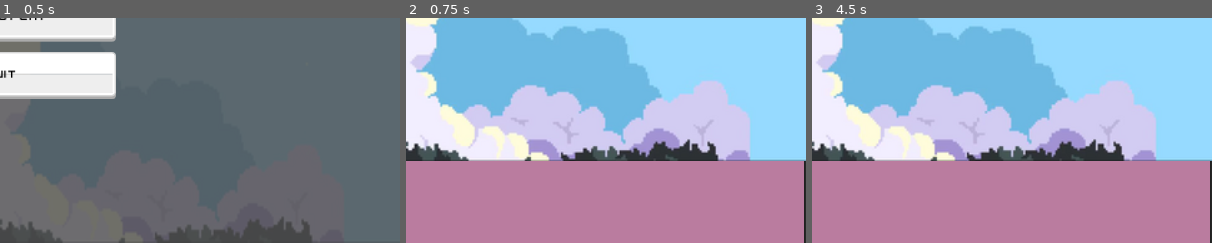
Above: before the commit, frames 1-3 (left to right).
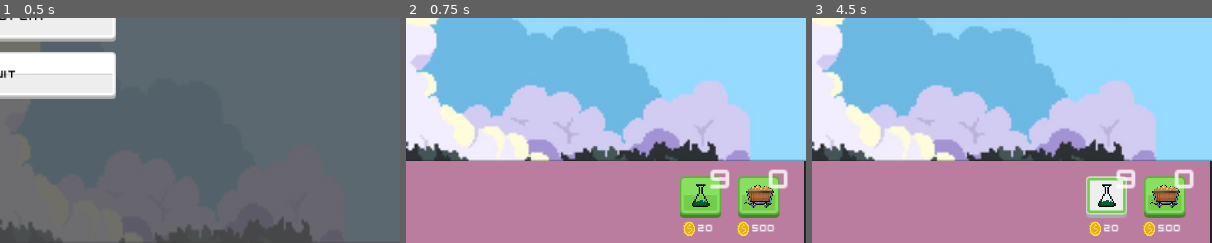
Above: after the commit, the same moments.

Repository: Li05j/MonsterSummoner
Game: Godot game, scene res://scenes/menus/main_menu/main_menu.tscn
Two runs of this game, one before a commit and one after it. Both use one fixed random seed, a clock stepped at 60 frames per second and the inputs below.
Inputs (mouse positions are % of the whole screen's width and height, from its top left):
- Up to frame 1 (0.5 s): no input
- Up to frame 2 (0.75 s): click "START GAME" at 0.5 s
- Up to frame 3 (4.5 s): click "1" at 1.25 s; click "2" at 2 s; click "3" at 2.75 s; click "4" at 3.5 s; click (87, 90) at 4.25 s, where only the run after the commit has a clickable "9"
The pictures show only the part of the screen within x 50-100%, y 50-100%; the shares and areas given below are measured in that part.

Frame 1 is identical in both runs. In frame 2, 4.8% of the frame differs, in the area x 68-96%, y 67-97%; in frame 3, 4.8%.

Commit message:
added 2 more buttons

Diff:
--- a/scenes/command_panel/monster/monster_panel.gd
+++ b/scenes/command_panel/monster/monster_panel.gd
@@ -1,13 +1,37 @@
 class_name MonsterPanel extends Panel
 
-@onready var unit1 = $Buttons/Unit1
-@onready var unit2 = $Buttons/Unit2
-@onready var unit3 = $Buttons/Unit3
-@onready var unit4 = $Buttons/Unit4
+@onready var unit_buttons = $UnitButtons
+@onready var building_buttons = $BuildingButtons
+
+@onready var unit1 = unit_buttons.get_node("Unit1")
+@onready var unit2 = unit_buttons.get_node("Unit2")
+@onready var unit3 = unit_buttons.get_node("Unit3")
+@onready var unit4 = unit_buttons.get_node("Unit4")
+
+@onready var build1 = building_buttons.get_node("Build1")
+@onready var build2 = building_buttons.get_node("Build2")
+@onready var build3 = building_buttons.get_node("Build3")
+@onready var build4 = building_buttons.get_node("Build4")
 
 # Called when the node enters the scene tree for the first time.
 func _ready() -> void:
+	init_unit_price()
+	init_building_price()
+
+func init_unit_price() -> void:
 	unit1.get_node("Cost").text = "500"
 	unit2.get_node("Cost").text = "20"
 	unit3.get_node("Cost").text = "400"
 	unit4.get_node("Cost").text = "9999"
+
+func init_building_price() -> void:
+	build1.get_node("Cost").text = "500"
+	build2.get_node("Cost").text = "20"
+	build3.get_node("Cost").text = "400"
+	build4.get_node("Cost").text = "9999"
+
+func update_units_price(change: int) -> void:
+	pass
+
+func update_buildings_price(change: int) -> void:
+	pass
--- a/scenes/command_panel/monster/monster_panel.tscn
+++ b/scenes/command_panel/monster/monster_panel.tscn
@@ -8,6 +8,8 @@
 [ext_resource type="Texture2D" uid="uid://dv3gow0me4kq6" path="res://addons/Icons/free-coin-icon-794-thumb.png" id="4_gcp50"]
 [ext_resource type="Texture2D" uid="uid://cej1nshcbpd3d" path="res://addons/Sprites/Fireworm/fireworm.png" id="4_wck0a"]
 [ext_resource type="Texture2D" uid="uid://c1wcihr2i4tdn" path="res://addons/Sprites/Troll/Troll portarit.png" id="5_2783n"]
+[ext_resource type="Texture2D" uid="uid://37sccet8d6dx" path="res://addons/Icons/pixel-art-mining-cart.png" id="9_bk6gg"]
+[ext_resource type="Texture2D" uid="uid://d2vh00freqpe2" path="res://addons/Icons/pixel-art-lab-icon.png" id="9_hme53"]
 
 [sub_resource type="StyleBoxFlat" id="StyleBoxFlat_bvh3a"]
 bg_color = Color(0.729237, 0.484943, 0.624305, 1)
@@ -28,7 +30,7 @@
 theme_override_styles/panel = SubResource("StyleBoxFlat_bvh3a")
 script = ExtResource("1_5qkhy")
 
-[node name="Buttons" type="HBoxContainer" parent="Panel"]
+[node name="UnitButtons" type="HBoxContainer" parent="Panel"]
 layout_mode = 1
 anchors_preset = -1
 anchor_top = 0.4
@@ -41,12 +43,12 @@
 scale = Vector2(1.2, 1.2)
 theme_override_constants/separation = 20
 
-[node name="Unit1" type="Button" parent="Panel/Buttons"]
-custom_minimum_size = Vector2(50, 50)
-layout_mode = 2
-theme = ExtResource("1_gnueo")
-
-[node name="TextureRect" type="TextureRect" parent="Panel/Buttons/Unit1"]
+[node name="Unit1" type="Button" parent="Panel/UnitButtons"]
+custom_minimum_size = Vector2(50, 50)
+layout_mode = 2
+theme = ExtResource("1_gnueo")
+
+[node name="TextureRect" type="TextureRect" parent="Panel/UnitButtons/Unit1"]
 layout_mode = 0
 offset_left = 3.0
 offset_right = 188.0
@@ -54,54 +56,54 @@
 scale = Vector2(0.25, 0.25)
 texture = ExtResource("2_2clx1")
 
-[node name="Label" type="Label" parent="Panel/Buttons/Unit1"]
-modulate = Color(1, 1, 1, 0.784314)
-layout_mode = 0
-offset_left = 37.0
-offset_top = -17.0
-offset_right = 53.0
-offset_bottom = 24.0
-theme = ExtResource("3_68wak")
-theme_type_variation = &"GraphFrameTitleLabel"
-theme_override_font_sizes/font_size = 36
-text = "1"
-
-[node name="Cost" type="Label" parent="Panel/Buttons/Unit1"]
-layout_mode = 1
-anchors_preset = -1
-anchor_left = 0.5
-anchor_top = 1.4
-anchor_right = 0.5
-anchor_bottom = 1.4
-offset_left = 7.0
-offset_top = -13.0
-offset_right = 5.0
-grow_horizontal = 2
-grow_vertical = 0
-theme_override_font_sizes/font_size = 11
-text = "1"
-horizontal_alignment = 1
-vertical_alignment = 1
-
-[node name="TextureRect" type="TextureRect" parent="Panel/Buttons/Unit1/Cost"]
-layout_mode = 1
-anchors_preset = -1
-anchor_top = 0.5
-anchor_bottom = 0.5
-offset_left = -21.0
-offset_top = -10.0
-offset_right = -40.0
-offset_bottom = 10.0
-grow_vertical = 2
-texture = ExtResource("4_gcp50")
-expand_mode = 2
-
-[node name="Unit2" type="Button" parent="Panel/Buttons"]
-custom_minimum_size = Vector2(50, 50)
-layout_mode = 2
-theme = ExtResource("1_gnueo")
-
-[node name="TextureRect" type="TextureRect" parent="Panel/Buttons/Unit2"]
+[node name="Label" type="Label" parent="Panel/UnitButtons/Unit1"]
+modulate = Color(1, 1, 1, 0.784314)
+layout_mode = 0
+offset_left = 37.0
+offset_top = -17.0
+offset_right = 53.0
+offset_bottom = 24.0
+theme = ExtResource("3_68wak")
+theme_type_variation = &"GraphFrameTitleLabel"
+theme_override_font_sizes/font_size = 36
+text = "1"
+
+[node name="Cost" type="Label" parent="Panel/UnitButtons/Unit1"]
+layout_mode = 1
+anchors_preset = -1
+anchor_left = 0.5
+anchor_top = 1.4
+anchor_right = 0.5
+anchor_bottom = 1.4
+offset_left = 7.0
+offset_top = -13.0
+offset_right = 5.0
+grow_horizontal = 2
+grow_vertical = 0
+theme_override_font_sizes/font_size = 11
+text = "1"
+horizontal_alignment = 1
+vertical_alignment = 1
+
+[node name="TextureRect" type="TextureRect" parent="Panel/UnitButtons/Unit1/Cost"]
+layout_mode = 1
+anchors_preset = -1
+anchor_top = 0.5
+anchor_bottom = 0.5
+offset_left = -21.0
+offset_top = -10.0
+offset_right = -40.0
+offset_bottom = 10.0
+grow_vertical = 2
+texture = ExtResource("4_gcp50")
+expand_mode = 2
+
+[node name="Unit2" type="Button" parent="Panel/UnitButtons"]
+custom_minimum_size = Vector2(50, 50)
+layout_mode = 2
+theme = ExtResource("1_gnueo")
+
+[node name="TextureRect" type="TextureRect" parent="Panel/UnitButtons/Unit2"]
 layout_mode = 0
 offset_left = 4.696
 offset_top = -11.204
@@ -110,7 +112,7 @@
 scale = Vector2(1.5, 1.5)
 texture = ExtResource("3_xp7dm")
 
-[node name="Label" type="Label" parent="Panel/Buttons/Unit2"]
+[node name="Label" type="Label" parent="Panel/UnitButtons/Unit2"]
 modulate = Color(1, 1, 1, 0.784314)
 layout_mode = 0
 offset_left = 37.0
@@ -122,42 +124,42 @@
 theme_override_font_sizes/font_size = 36
 text = "2"
 
-[node name="Cost" type="Label" parent="Panel/Buttons/Unit2"]
-layout_mode = 1
-anchors_preset = -1
-anchor_left = 0.5
-anchor_top = 1.4
-anchor_right = 0.5
-anchor_bottom = 1.4
-offset_left = 7.0
-offset_top = -13.0
-offset_right = 5.0
-grow_horizontal = 2
-grow_vertical = 0
-theme_override_font_sizes/font_size = 11
-text = "1"
-horizontal_alignment = 1
-vertical_alignment = 1
-
-[node name="TextureRect" type="TextureRect" parent="Panel/Buttons/Unit2/Cost"]
-layout_mode = 1
-anchors_preset = -1
-anchor_top = 0.5
-anchor_bottom = 0.5
-offset_left = -21.0
-offset_top = -10.0
-offset_right = -40.0
-offset_bottom = 10.0
-grow_vertical = 2
-texture = ExtResource("4_gcp50")
-expand_mode = 2
-
-[node name="Unit3" type="Button" parent="Panel/Buttons"]
-custom_minimum_size = Vector2(50, 50)
-layout_mode = 2
-theme = ExtResource("1_gnueo")
-
-[node name="TextureRect" type="TextureRect" parent="Panel/Buttons/Unit3"]
+[node name="Cost" type="Label" parent="Panel/UnitButtons/Unit2"]
+layout_mode = 1
+anchors_preset = -1
+anchor_left = 0.5
+anchor_top = 1.4
+anchor_right = 0.5
+anchor_bottom = 1.4
+offset_left = 7.0
+offset_top = -13.0
+offset_right = 5.0
+grow_horizontal = 2
+grow_vertical = 0
+theme_override_font_sizes/font_size = 11
+text = "1"
+horizontal_alignment = 1
+vertical_alignment = 1
+
+[node name="TextureRect" type="TextureRect" parent="Panel/UnitButtons/Unit2/Cost"]
+layout_mode = 1
+anchors_preset = -1
+anchor_top = 0.5
+anchor_bottom = 0.5
+offset_left = -21.0
+offset_top = -10.0
+offset_right = -40.0
+offset_bottom = 10.0
+grow_vertical = 2
+texture = ExtResource("4_gcp50")
+expand_mode = 2
+
+[node name="Unit3" type="Button" parent="Panel/UnitButtons"]
+custom_minimum_size = Vector2(50, 50)
+layout_mode = 2
+theme = ExtResource("1_gnueo")
+
+[node name="TextureRect" type="TextureRect" parent="Panel/UnitButtons/Unit3"]
 layout_mode = 0
 offset_left = -2.0
 offset_right = 564.0
@@ -165,7 +167,7 @@
 scale = Vector2(0.1, 0.1)
 texture = ExtResource("4_wck0a")
 
-[node name="Label" type="Label" parent="Panel/Buttons/Unit3"]
+[node name="Label" type="Label" parent="Panel/UnitButtons/Unit3"]
 modulate = Color(1, 1, 1, 0.784314)
 layout_mode = 0
 offset_left = 37.0
@@ -177,42 +179,42 @@
 theme_override_font_sizes/font_size = 36
 text = "3"
 
-[node name="Cost" type="Label" parent="Panel/Buttons/Unit3"]
-layout_mode = 1
-anchors_preset = -1
-anchor_left = 0.5
-anchor_top = 1.4
-anchor_right = 0.5
-anchor_bottom = 1.4
-offset_left = 7.0
-offset_top = -13.0
-offset_right = 5.0
-grow_horizontal = 2
-grow_vertical = 0
-theme_override_font_sizes/font_size = 11
-text = "1"
-horizontal_alignment = 1
-vertical_alignment = 1
-
-[node name="TextureRect" type="TextureRect" parent="Panel/Buttons/Unit3/Cost"]
-layout_mode = 1
-anchors_preset = -1
-anchor_top = 0.5
-anchor_bottom = 0.5
-offset_left = -21.0
-offset_top = -10.0
-offset_right = -40.0
-offset_bottom = 10.0
-grow_vertical = 2
-texture = ExtResource("4_gcp50")
-expand_mode = 2
-
-[node name="Unit4" type="Button" parent="Panel/Buttons"]
-custom_minimum_size = Vector2(50, 50)
-layout_mode = 2
-theme = ExtResource("1_gnueo")
-
-[node name="TextureRect" type="TextureRect" parent="Panel/Buttons/Unit4"]
+[node name="Cost" type="Label" parent="Panel/UnitButtons/Unit3"]
+layout_mode = 1
+anchors_preset = -1
+anchor_left = 0.5
+anchor_top = 1.4
+anchor_right = 0.5
+anchor_bottom = 1.4
+offset_left = 7.0
+offset_top = -13.0
+offset_right = 5.0
+grow_horizontal = 2
+grow_vertical = 0
+theme_override_font_sizes/font_size = 11
+text = "1"
+horizontal_alignment = 1
+vertical_alignment = 1
+
+[node name="TextureRect" type="TextureRect" parent="Panel/UnitButtons/Unit3/Cost"]
+layout_mode = 1
+anchors_preset = -1
+anchor_top = 0.5
+anchor_bottom = 0.5
+offset_left = -21.0
+offset_top = -10.0
+offset_right = -40.0
+offset_bottom = 10.0
+grow_vertical = 2
+texture = ExtResource("4_gcp50")
+expand_mode = 2
+
+[node name="Unit4" type="Button" parent="Panel/UnitButtons"]
+custom_minimum_size = Vector2(50, 50)
+layout_mode = 2
+theme = ExtResource("1_gnueo")
+
+[node name="TextureRect" type="TextureRect" parent="Panel/UnitButtons/Unit4"]
 layout_mode = 0
 offset_left = 4.696
 offset_top = 4.79596
@@ -221,7 +223,7 @@
 scale = Vector2(0.75, 0.75)
 texture = ExtResource("5_2783n")
 
-[node name="Label" type="Label" parent="Panel/Buttons/Unit4"]
+[node name="Label" type="Label" parent="Panel/UnitButtons/Unit4"]
 modulate = Color(1, 1, 1, 0.784314)
 layout_mode = 0
 offset_left = 37.0
@@ -233,32 +235,276 @@
 theme_override_font_sizes/font_size = 36
 text = "4"
 
-[node name="Cost" type="Label" parent="Panel/Buttons/Unit4"]
-layout_mode = 1
-anchors_preset = -1
-anchor_left = 0.5
-anchor_top = 1.4
-anchor_right = 0.5
-anchor_bottom = 1.4
-offset_left = 7.0
-offset_top = -13.0
-offset_right = 5.0
-grow_horizontal = 2
-grow_vertical = 0
-theme_override_font_sizes/font_size = 11
-text = "1"
-horizontal_alignment = 1
-vertical_alignment = 1
-
-[node name="TextureRect" type="TextureRect" parent="Panel/Buttons/Unit4/Cost"]
-layout_mode = 1
-anchors_preset = -1
-anchor_top = 0.5
-anchor_bottom = 0.5
-offset_left = -21.0
-offset_top = -10.0
-offset_right = -40.0
-offset_bottom = 10.0
-grow_vertical = 2
-texture = ExtResource("4_gcp50")
-expand_mode = 2
+[node name="Cost" type="Label" parent="Panel/UnitButtons/Unit4"]
+layout_mode = 1
+anchors_preset = -1
+anchor_left = 0.5
+anchor_top = 1.4
+anchor_right = 0.5
+anchor_bottom = 1.4
+offset_left = 7.0
+offset_top = -13.0
+offset_right = 5.0
+grow_horizontal = 2
+grow_vertical = 0
+theme_override_font_sizes/font_size = 11
+text = "1"
+horizontal_alignment = 1
+vertical_alignment = 1
+
+[node name="TextureRect" type="TextureRect" parent="Panel/UnitButtons/Unit4/Cost"]
+layout_mode = 1
+anchors_preset = -1
+anchor_top = 0.5
+anchor_bottom = 0.5
+offset_left = -21.0
+offset_top = -10.0
+offset_right = -40.0
+offset_bottom = 10.0
+grow_vertical = 2
+texture = ExtResource("4_gcp50")
+expand_mode = 2
+
+[node name="BuildingButtons" type="HBoxContainer" parent="Panel"]
+layout_mode = 1
+anchors_preset = -1
+anchor_left = 1.045
+anchor_top = 0.4
+anchor_right = 1.045
+anchor_bottom = 0.4
+offset_left = -399.025
+offset_top = -25.0
+offset_right = -139.025
+offset_bottom = 25.0
+grow_horizontal = 0
+grow_vertical = 2
+scale = Vector2(1.2, 1.2)
+theme_override_constants/separation = 20
+alignment = 2
+
+[node name="Build4" type="Button" parent="Panel/BuildingButtons"]
+visible = false
+custom_minimum_size = Vector2(50, 50)
+layout_mode = 2
+theme = ExtResource("1_gnueo")
+
+[node name="TextureRect" type="TextureRect" parent="Panel/BuildingButtons/Build4"]
+layout_mode = 0
+offset_left = 3.0
+offset_right = 188.0
+offset_bottom = 185.0
+scale = Vector2(0.25, 0.25)
+texture = ExtResource("2_2clx1")
+
+[node name="Label" type="Label" parent="Panel/BuildingButtons/Build4"]
+modulate = Color(1, 1, 1, 0.784314)
+layout_mode = 0
+offset_left = 37.0
+offset_top = -17.0
+offset_right = 53.0
+offset_bottom = 24.0
+theme = ExtResource("3_68wak")
+theme_type_variation = &"GraphFrameTitleLabel"
+theme_override_font_sizes/font_size = 36
+text = "1"
+
+[node name="Cost" type="Label" parent="Panel/BuildingButtons/Build4"]
+layout_mode = 1
+anchors_preset = -1
+anchor_left = 0.5
+anchor_top = 1.4
+anchor_right = 0.5
+anchor_bottom = 1.4
+offset_left = 7.0
+offset_top = -13.0
+offset_right = 5.0
+grow_horizontal = 2
+grow_vertical = 0
+theme_override_font_sizes/font_size = 11
+text = "1"
+horizontal_alignment = 1
+vertical_alignment = 1
+
+[node name="TextureRect" type="TextureRect" parent="Panel/BuildingButtons/Build4/Cost"]
+layout_mode = 1
+anchors_preset = -1
+anchor_top = 0.5
+anchor_bottom = 0.5
+offset_left = -21.0
+offset_top = -10.0
+offset_right = -40.0
+offset_bottom = 10.0
+grow_vertical = 2
+texture = ExtResource("4_gcp50")
+expand_mode = 2
+
+[node name="Build3" type="Button" parent="Panel/BuildingButtons"]
+visible = false
+custom_minimum_size = Vector2(50, 50)
+layout_mode = 2
+theme = ExtResource("1_gnueo")
+
+[node name="TextureRect" type="TextureRect" parent="Panel/BuildingButtons/Build3"]
+layout_mode = 0
+offset_left = 4.696
+offset_top = -11.204
+offset_right = 32.696
+offset_bottom = 20.796
+scale = Vector2(1.5, 1.5)
+texture = ExtResource("3_xp7dm")
+
+[node name="Label" type="Label" parent="Panel/BuildingButtons/Build3"]
+modulate = Color(1, 1, 1, 0.784314)
+layout_mode = 0
+offset_left = 37.0
+offset_top = -17.0
+offset_right = 53.0
+offset_bottom = 24.0
+theme = ExtResource("3_68wak")
+theme_type_variation = &"GraphFrameTitleLabel"
+theme_override_font_sizes/font_size = 36
+text = "2"
+
+[node name="Cost" type="Label" parent="Panel/BuildingButtons/Build3"]
+layout_mode = 1
+anchors_preset = -1
+anchor_left = 0.5
+anchor_top = 1.4
+anchor_right = 0.5
+anchor_bottom = 1.4
+offset_left = 7.0
+offset_top = -13.0
+offset_right = 5.0
+grow_horizontal = 2
+grow_vertical = 0
+theme_override_font_sizes/font_size = 11
+text = "1"
+horizontal_alignment = 1
+vertical_alignment = 1
+
+[node name="TextureRect" type="TextureRect" parent="Panel/BuildingButtons/Build3/Cost"]
+layout_mode = 1
+anchors_preset = -1
+anchor_top = 0.5
+anchor_bottom = 0.5
+offset_left = -21.0
+offset_top = -10.0
+offset_right = -40.0
+offset_bottom = 10.0
+grow_vertical = 2
+texture = ExtResource("4_gcp50")
+expand_mode = 2
+
+[node name="Build2" type="Button" parent="Panel/BuildingButtons"]
+custom_minimum_size = Vector2(50, 50)
+layout_mode = 2
+theme = ExtResource("1_gnueo")
+
+[node name="TextureRect" type="TextureRect" parent="Panel/BuildingButtons/Build2"]
+modulate = Color(0, 0.462745, 0.811765, 1)
+layout_mode = 0
+offset_left = -16.9209
+offset_top = -13.2534
+offset_right = 829.079
+offset_bottom = 711.747
+scale = Vector2(0.1, 0.1)
+texture = ExtResource("9_hme53")
+
+[node name="Label" type="Label" parent="Panel/BuildingButtons/Build2"]
+modulate = Color(1, 1, 1, 0.784314)
+layout_mode = 0
+offset_left = 37.0
+offset_top = -17.0
+offset_right = 53.0
+offset_bottom = 24.0
+theme = ExtResource("3_68wak")
+theme_type_variation = &"GraphFrameTitleLabel"
+theme_override_font_sizes/font_size = 36
+text = "9"
+
+[node name="Cost" type="Label" parent="Panel/BuildingButtons/Build2"]
+layout_mode = 1
+anchors_preset = -1
+anchor_left = 0.5
+anchor_top = 1.4
+anchor_right = 0.5
+anchor_bottom = 1.4
+offset_left = 7.0
+offset_top = -13.0
+offset_right = 5.0
+grow_horizontal = 2
+grow_vertical = 0
+theme_override_font_sizes/font_size = 11
+text = "1"
+horizontal_alignment = 1
+vertical_alignment = 1
+
+[node name="TextureRect" type="TextureRect" parent="Panel/BuildingButtons/Build2/Cost"]
+layout_mode = 1
+anchors_preset = -1
+anchor_top = 0.5
+anchor_bottom = 0.5
+offset_left = -21.0
+offset_top = -10.0
+offset_right = -40.0
+offset_bottom = 10.0
+grow_vertical = 2
+texture = ExtResource("4_gcp50")
+expand_mode = 2
+
+[node name="Build1" type="Button" parent="Panel/BuildingButtons"]
+custom_minimum_size = Vector2(50, 50)
+layout_mode = 2
+theme = ExtResource("1_gnueo")
+
+[node name="TextureRect" type="TextureRect" parent="Panel/BuildingButtons/Build1"]
+layout_mode = 0
+offset_left = 7.24661
+offset_top = 9.24664
+offset_right = 59.2466
+offset_bottom = 51.2466
+scale = Vector2(0.7, 0.7)
+texture = ExtResource("9_bk6gg")
+expand_mode = 2
+
+[node name="Label" type="Label" parent="Panel/BuildingButtons/Build1"]
+modulate = Color(1, 1, 1, 0.784314)
+layout_mode = 0
+offset_left = 37.0
+offset_top = -17.0
+offset_right = 53.0
+offset_bottom = 24.0
+theme = ExtResource("3_68wak")
+theme_type_variation = &"GraphFrameTitleLabel"
+theme_override_font_sizes/font_size = 36
+text = "0"
+
+[node name="Cost" type="Label" parent="Panel/BuildingButtons/Build1"]
+layout_mode = 1
+anchors_preset = -1
+anchor_left = 0.5
+anchor_top = 1.4
+anchor_right = 0.5
+anchor_bottom = 1.4
+offset_left = 7.0
+offset_top = -13.0
+offset_right = 5.0
+grow_horizontal = 2
+grow_vertical = 0
+theme_override_font_sizes/font_size = 11
+text = "1"
+horizontal_alignment = 1
+vertical_alignment = 1
+
+[node name="TextureRect" type="TextureRect" parent="Panel/BuildingButtons/Build1/Cost"]
+layout_mode = 1
+anchors_preset = -1
+anchor_top = 0.5
+anchor_bottom = 0.5
+offset_left = -21.0
+offset_top = -10.0
+offset_right = -40.0
+offset_bottom = 10.0
+grow_vertical = 2
+texture = ExtResource("4_gcp50")
+expand_mode = 2
Binary file added: addons/Icons/magnifying_glass.png
Not shown, added: addons/Icons/magnifying_glass.png.import
Binary file added: addons/Icons/pixel-art-lab-icon.png
Not shown, added: addons/Icons/pixel-art-lab-icon.png.import
Binary file added: addons/Icons/pixel-art-mining-cart.png
Not shown, added: addons/Icons/pixel-art-mining-cart.png.import
Not shown, added: credits.txt
Not shown: 1 places in scenes/command_panel/monster/monster_panel.tscn that only renumber resources
